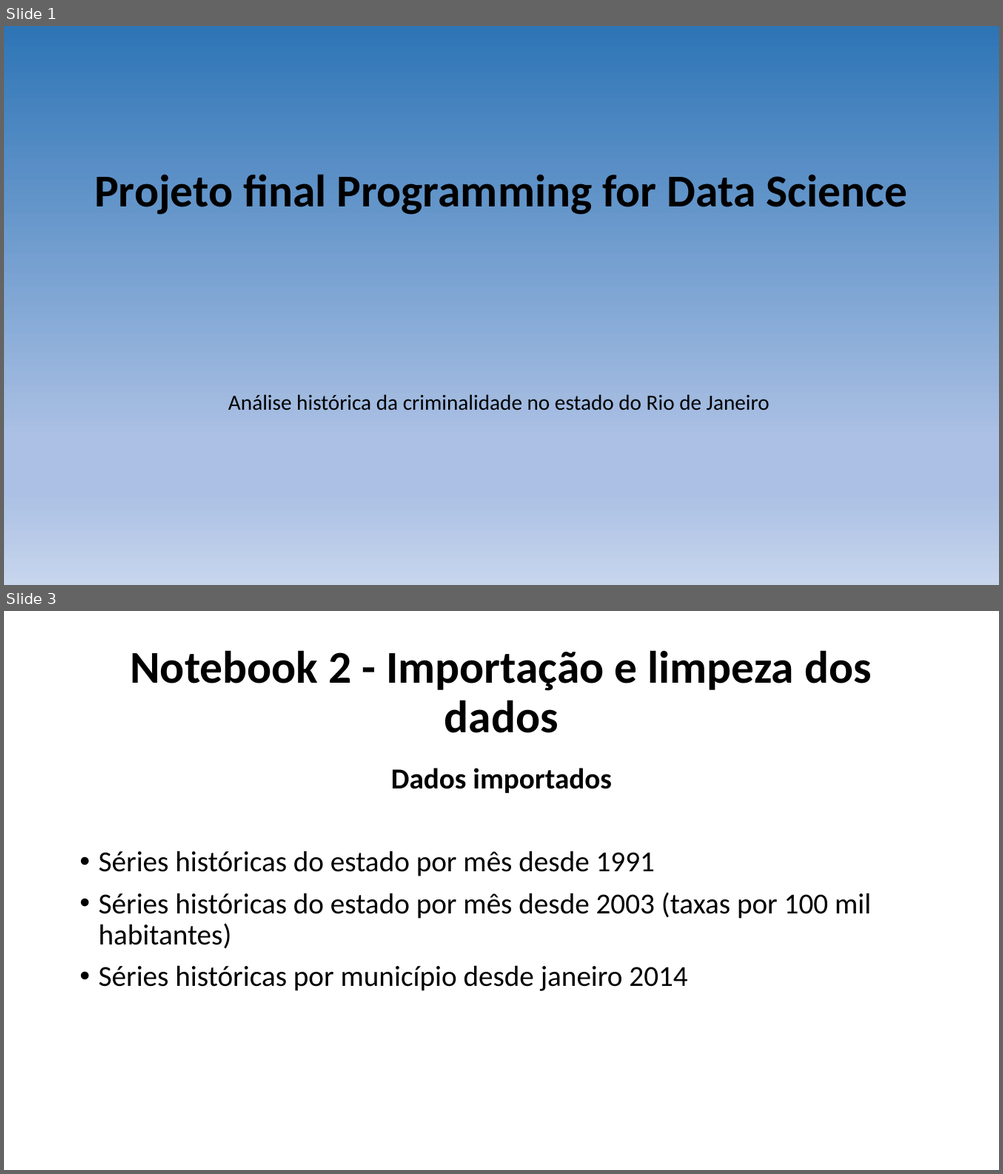
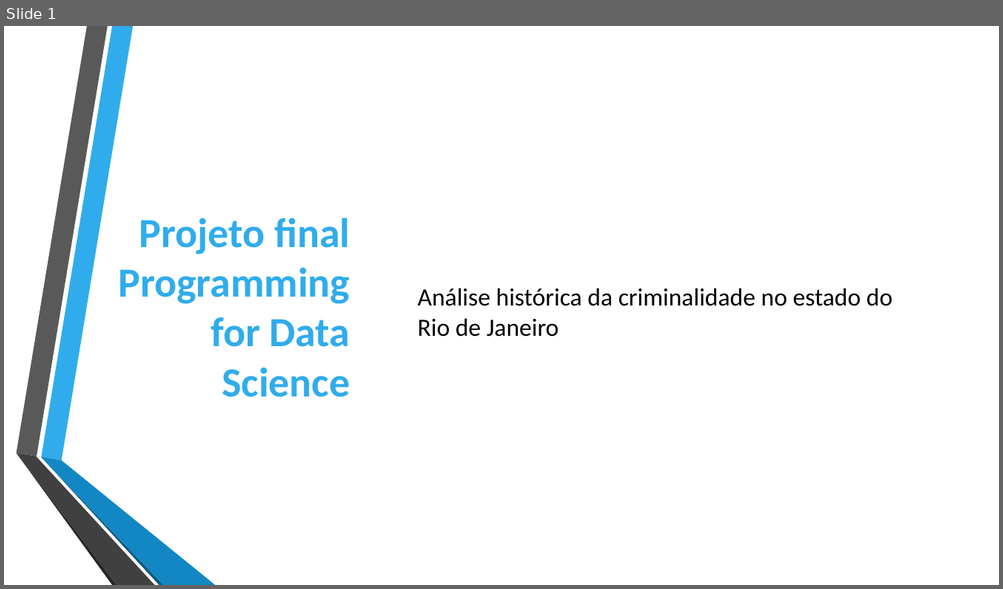
Before and after one commit to DeividCezar/Final_project, a slide deck: Apresentação.pptx. Shown one above the other, each under a label of ours: slides 1 and 3 before the commit, slide 1 after it; the slides between them are not shown. The pictures are 1003x1174 and 1003x589 pixels, drawn with LibreOffice and Linux fonts; fonts in the diff are those of the drawing. Boxes give left, top, right and bottom in pixels: in the first picture for what was removed or moved away, otherwise in the second. Text is boxed around its words. In the diff, an @@ line names an element or a change of style, - is before the commit and + after.

```diff
--- a/Apresentação.pptx
+++ b/Apresentação.pptx
@@ slide 3 removed at (4,611,999,1170), background #FFFFFF @@
@@ title removed at (130,650,871,733) @@
-Notebook 2 - Importação e limpeza dos dados
@@ text removed at (99,768,871,991) @@
-Dados importados
-• Séries históricas do estado por mês desde 1991
-• Séries históricas do estado por mês desde 2003 (taxas por 100 mil habitantes)
-• Séries históricas por município desde janeiro 2014
@@ slide 1 changed as well @@
@@ background gradient #2E75B6 to #ABC0E4 to #C7D5ED to #FFFFFF @@
@@ title "Projeto final Programming for Data ...": place and size @@
-title "Projeto final Programming for Data ..." at (94,174,907,215)
+title "Projeto final Programming for Data ..." at (118,218,350,397)
@@ title "Projeto final Programming for Data ..." at (118,218,350,397): size 44 to 40 pt, text colour #000000 to #30ACEC; alignment centre to right; line spacing 0.9 to 1 @@
@@ text "Análise histórica da criminalidade no ...": place and size @@
-text "Análise histórica da criminalidade no ..." at (228,395,769,411)
+text "Análise histórica da criminalidade no ..." at (418,288,892,337)
@@ text "Análise histórica da criminalidade no ..." at (418,288,892,337): size 20.9 to 24 pt; alignment centre to left; line spacing 0.7 to 1; vertical alignment top to middle @@
@@ group added at (16,26,215,585): 6 freeform shapes @@
```
Also in this commit, not shown: 2 other slides changed, 26 slides added, 14 other slides removed.
